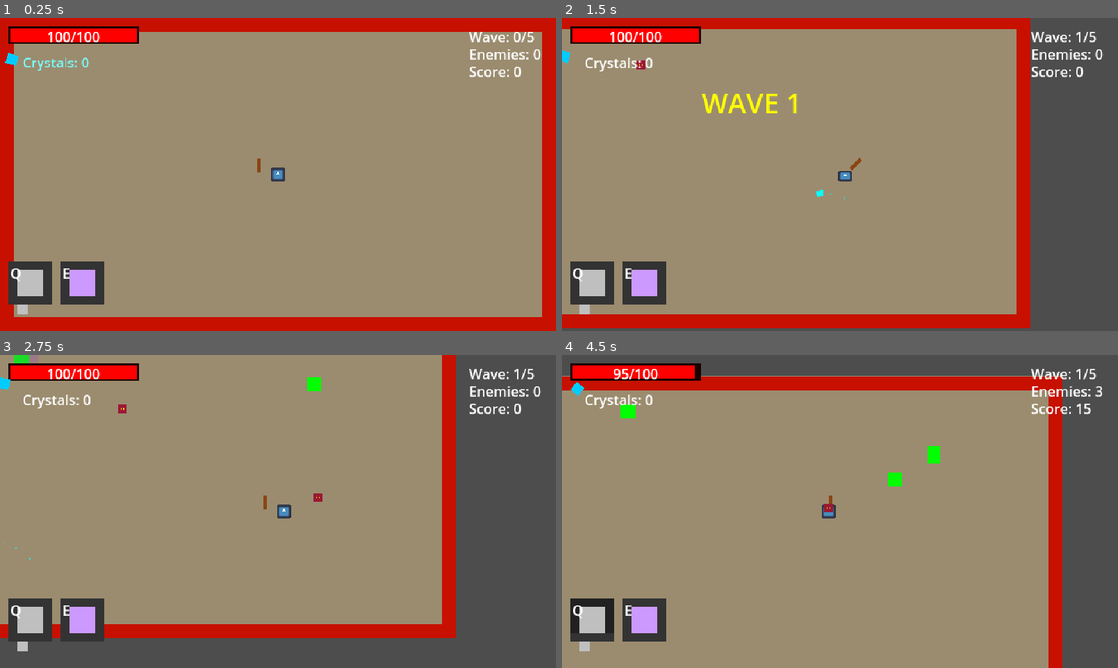
Above: before the commit, frames 1-4 (two rows, left to right).
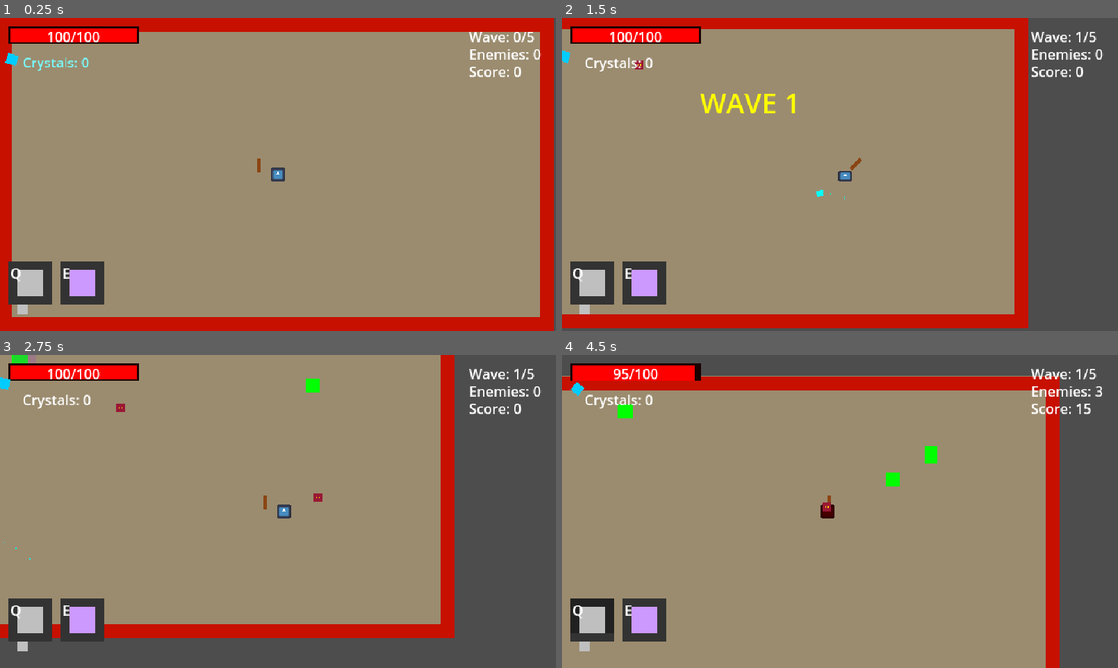
Above: after the commit, the same moments.

Repository: Azgr9/chaos
Game: Godot game, scene res://Scenes/Game/Game.tscn
Same seed, same stepped clock (60 frames per second), same inputs: the game is played once before the commit and once after it. The engine's default icon, where the game draws it, is replaced by a stand-in: a white triangle on a blue panel in a dark square.
Inputs (mouse positions are in pixels of both pictures, inside the frame that each line leads up to):
- Up to frame 1 (0.25 s): no input
- Up to frame 2 (1.5 s): move the mouse to (962, 158) at 0.52 s; hold D (move_right) 0.53-1.28 s; tap Space (dash) at 0.6 s; move the mouse to (728, 190) at 1.27 s; hold S (move_down) from 1.28 s (still down); right-click (728, 190) at 1.35 s
- Up to frame 3 (2.75 s): move the mouse to (333, 442) at 2.02 s; release S (move_down) at 2.03 s; hold D (move_right) from 2.03 s (still down); click (333, 442) at 2.1 s
- Up to frame 4 (4.5 s): move the mouse to (812, 574) at 2.77 s; release D (move_right) at 2.78 s; hold W (move_up) 2.78-3.53 s; tap Q (swap_weapon) at 2.85 s; move the mouse to (1006, 558) at 3.52 s; hold O 3.53-4.28 s; hold A (move_left) from 3.53 s (still down); move the mouse to (673, 464) at 4.27 s; tap L at 4.35 s

The runs differ from the first frame. In frame 1, 1.0% of the frame differs, in the area x 2-100%, y 0-100%; in frame 2, 1.2%; in frame 3, 0.5%; in frame 4, 1.3%, in the area x 1-90%, y 6-100%.

Commit message:
Update Game.tscn

Diff:
--- a/Scenes/Game/Game.tscn
+++ b/Scenes/Game/Game.tscn
@@ -19,7 +19,7 @@
 [node name="Arena" parent="." instance=ExtResource("1_gwu2e")]
 
 [node name="Player" parent="." instance=ExtResource("2_xbxml")]
-position = Vector2(320, 180)
+position = Vector2(322, 180)
 stats = SubResource("Resource_3k6gv")
 
 [node name="Camera2D" type="Camera2D" parent="Player"]
